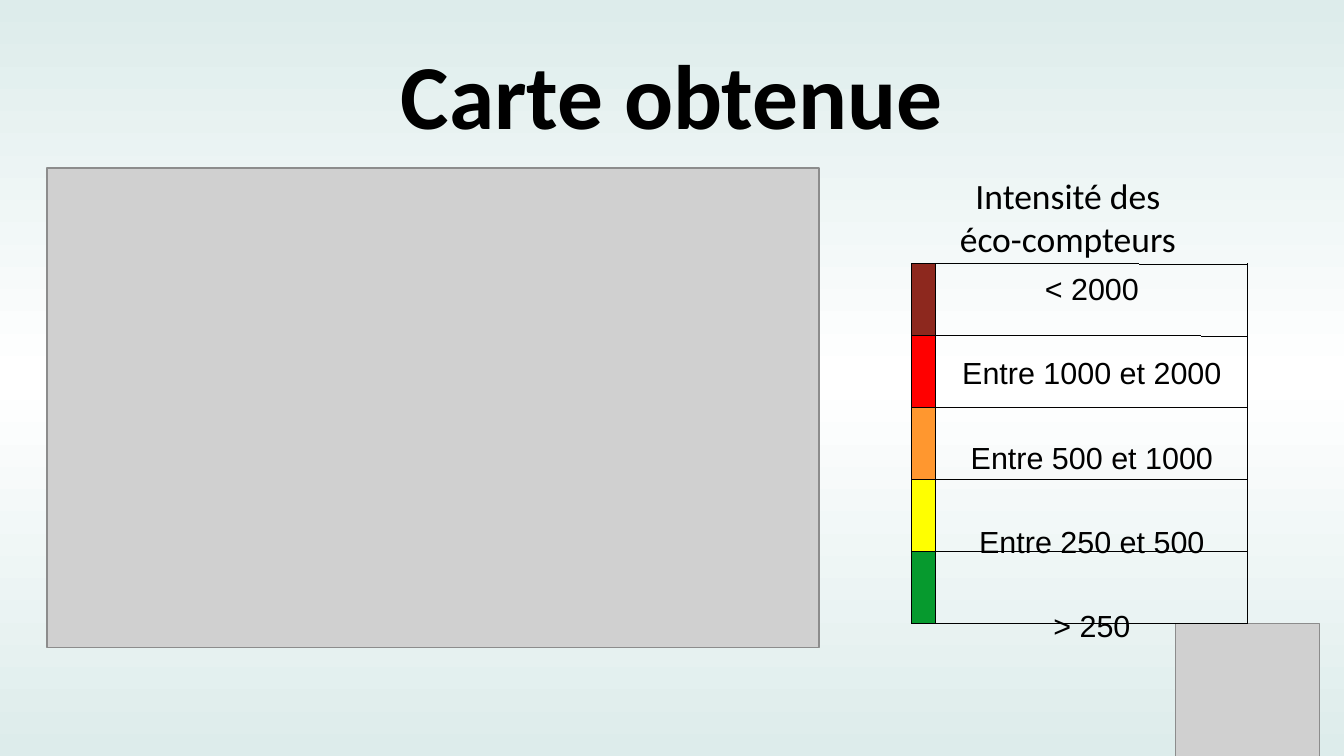
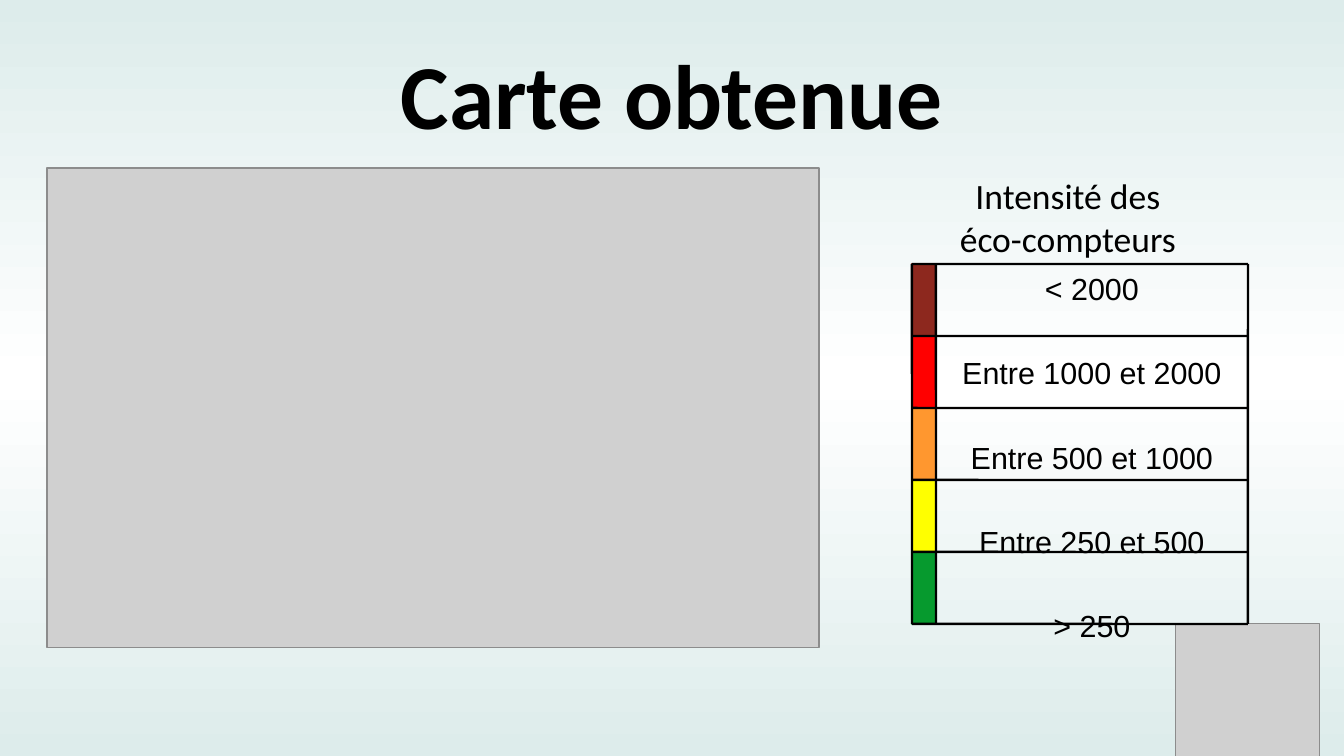
Before and after one commit to DamienMariac/HAX712X, a slide deck: slide 5 of slides/Présentation_bikemap.odp. Drawn at 1344x756 pixels with LibreOffice and Linux fonts; fonts in the diff are those of the drawing; grey boxes stand for pictures. Boxes give left, top, right and bottom in pixels: in the first picture for what was removed or moved away, otherwise in the second. Text is boxed around its words. In the diff, an @@ line names an element or a change of style, - is before the commit and + after.

Commit message:
update slides

```diff
--- a/slides/Présentation_bikemap.odp
+++ b/slides/Présentation_bikemap.odp
@@ rectangle at bbox=[912, 265, 937, 337]: outline #8D281E 0 pt to #8D281E 1.42 pt @@
@@ line (912, 265) - (912, 624): stroke #000000 0 pt to #000000 1.42 pt @@
@@ line (912, 265) - (1249, 265): stroke #000000 0 pt to #000000 1.42 pt @@
@@ line (937, 265) - (937, 624): stroke #000000 0 pt to #000000 1.42 pt @@
@@ line (1249, 624) - (1249, 265): stroke #000000 0 pt to #000000 1.42 pt @@
@@ line removed from (1249, 265) to (1249, 624) @@
@@ rectangle at bbox=[912, 337, 937, 409]: outline #FF0000 0 pt to #FF0000 1.42 pt @@
@@ line (912, 337) - (1249, 337): stroke #000000 0 pt to #000000 1.42 pt @@
@@ rectangle at bbox=[912, 409, 937, 481]: outline #FF972F 0 pt to #FF972F 1.42 pt @@
@@ line (912, 409) - (1249, 409): stroke #000000 0 pt to #000000 1.42 pt @@
@@ rectangle at bbox=[912, 481, 937, 552]: outline #FFFF00 0 pt to #FFFF00 1.42 pt @@
@@ line (912, 481) - (1249, 481): stroke #000000 0 pt to #000000 1.42 pt @@
@@ rectangle at bbox=[912, 552, 937, 624]: outline #069A2E 0 pt to #069A2E 1.42 pt @@
@@ line (912, 552) - (1249, 552): stroke #000000 0 pt to #000000 1.42 pt @@
@@ line (912, 624) - (1249, 624): stroke #000000 0 pt to #000000 1.42 pt @@
```
Also in this commit, not shown: 2 other slides changed.
